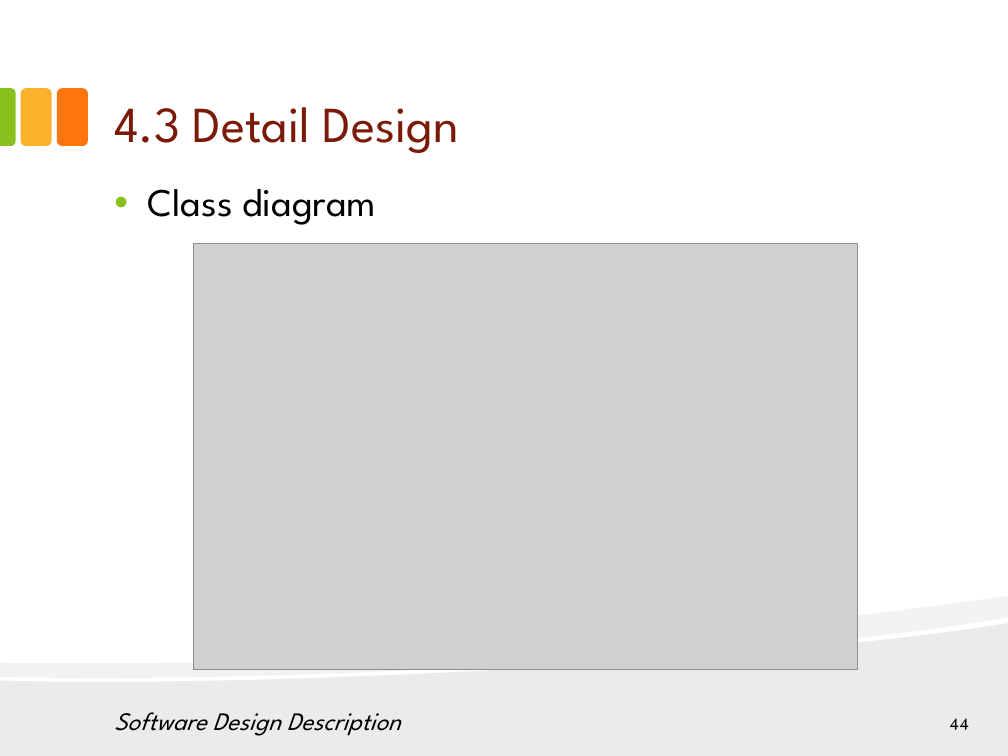
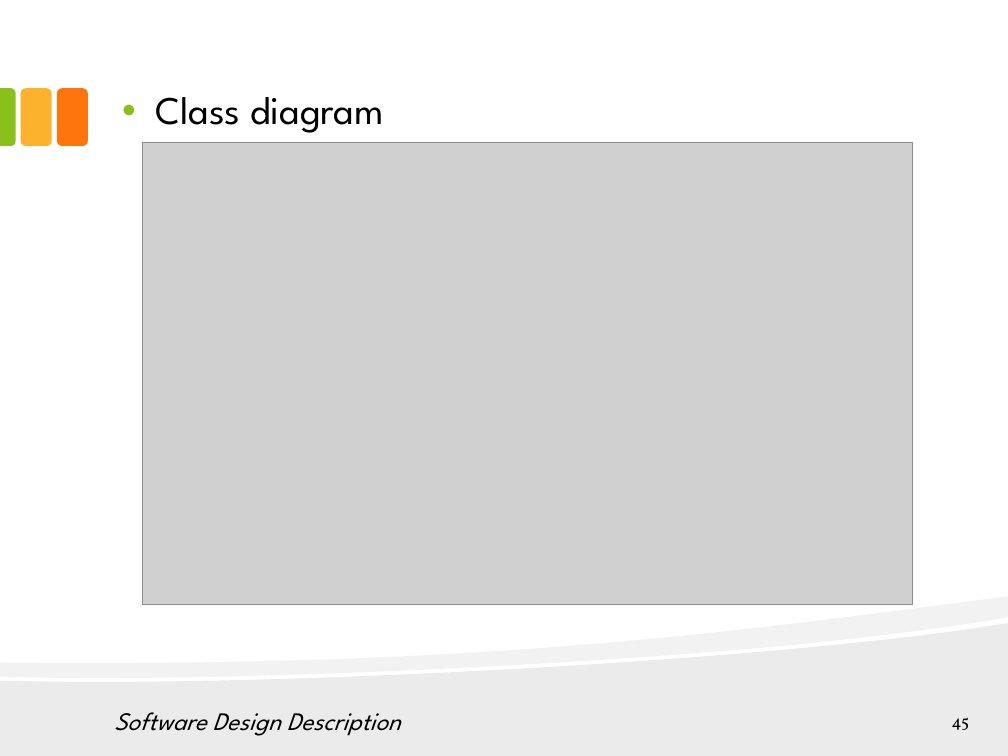
Before and after one commit to hungqcao/Rental-House-Finding, a slide deck: slide 45 of Document/Documentation/Final Document & Report/RHF_Presentation_Final_v1.0.pptx (slide 44 before the commit). Drawn at 1008x756 pixels with LibreOffice and Linux fonts; fonts in the diff are those of the drawing; grey boxes stand for pictures. Boxes give left, top, right and bottom in pixels: in the first picture for what was removed or moved away, otherwise in the second. Text is boxed around its words. In the diff, an @@ line names an element or a change of style, - is before the commit and + after.

```diff
--- a/Document/Documentation/Final Document & Report/RHF_Presentation_Final_v1.0.pptx
+++ b/Document/Documentation/Final Document & Report/RHF_Presentation_Final_v1.0.pptx
@@ text "Class diagram": place and size @@
-text "Class diagram" at [148, 189, 376, 225]
+text "Class diagram" at [156, 97, 384, 133]
@@ title removed at [114, 107, 459, 153] @@
-4.3 Detail Design
@@ picture: place and size @@
-picture at [194, 244, 858, 670]
+picture at [143, 143, 913, 605]
@@ page number at [952, 717, 970, 730]: text changed @@
-44
+45
```
Also in this commit, not shown: 19 other slides changed, 6 slides added, 5 slides removed.
